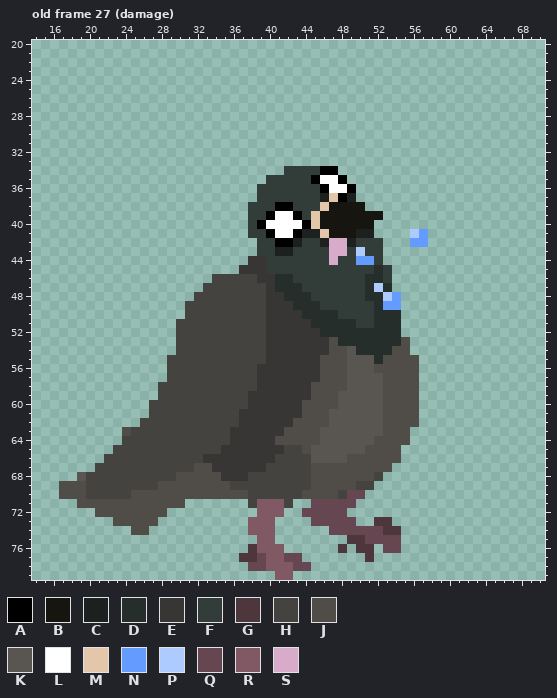
Pixel-art file: Assets/Sprites/Characters/Enemies/Pigeons/Standard/Pigeon.aseprite. Above is the file before it was changed.
80x80 pixels, 35 frames. Colours within 5 levels of each other are drawn and written as one. Shown: old frame 27 (damage): x 14..70, y 20..79. The commit also changed other frames, which this record leaves out.
Visible layers, top first: "efeito", "asa frente", "pe frente", "corpo", "pe atras", "asa atras".
Palette (. is transparent): A #000000  B #17150f  C #1c2120  D #262e2b  E #383634  F #323c39  G #4d363c  H #454340  J #504d49  K #595652  L #ffffff  M #e4c6aa  N #639bff  P #aecbff  Q #664751  R #805965  S #d8abca
Pixels before, old frame 27 (damage) (only the part around the change), first column x 35:
23 ..........................
24 ..........................
25 ..........................
26 ..........................
27 ..........................
28 ..........................
29 ..........................
30 ..........................
31 ..........................
32 ..........................
33 ..........................
34 .......FFFFAA.............
35 .....FFFFFALLA............
36 ....FFFFFFFALLA...........
37 ....FFFFFFFCMAC...........
38 ...FFFAAFFFMBBBB..........
39 ...FFALLAFMBBBBBBB........
40 ...FALLLLAMBBBBBB.........
41 ...FFALLACCMBBBCC....PN...
42 ....FFAACFFCSSCFFF...NN...
43 ....FFCCFFFFSSFPFF........
44 ...EEFFFFFFFSFFNNF........
45 ..EEEFFFFFFFFFFFFDF.......
46 HHHHEEDDFFFFFFFFDDF.......
47 HHHHHEDDDFFFFFFFDPD.......
48 HHHHHEEDDDFFFFFFDDPN......
49 HHHHHEEEDDDFFFFFFDNN......
50 HHHHHEEEEDDDDFFFFDDD......
51 HHHHHEEEEEDDDDDFFDDD......
52 HHHHHEEEEEEDDDDDDDDD......
53 HHHHHEEEEEEEJDDDDDDDJ.....
54 HHHHHEEEEEEEJJKDDDDJJ.....
55 HHHHHEEEEEEJJJKKKDJJJJ....
56 HHHHEEEEEEEJJJKKKJJJJJ....
57 HHHHEEEEEEEJJJKKKKJJJJ....
New version:
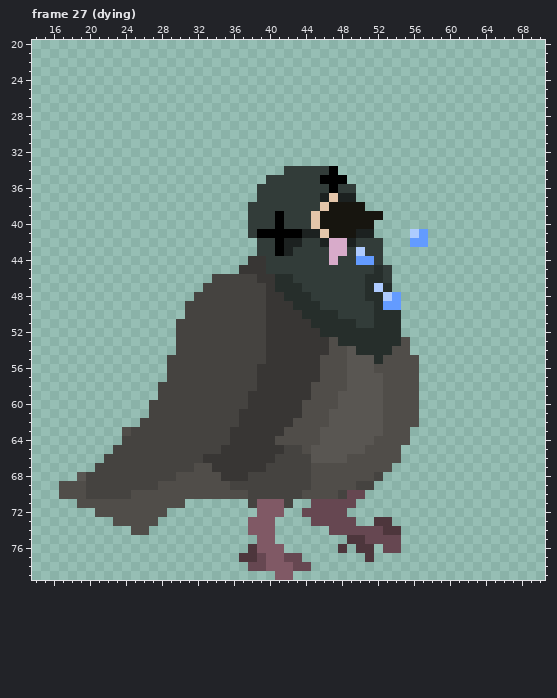
A new or re-ordered frame is compared with the old frame closest to it.
Diff:
frames 35 -> 54
Frame 27 (dying) is new; against old frame 27 (damage), layer "efeito":
The author changed colour C to colour A in row 43 at x 41.
The author changed colour F to colour A in row 41 at x 39.
The author changed colour L to colour A in row 35 at x 46 to 47; in row 36 at x 47; in rows 39 to 40 at x 41; in row 41 at x 41 to 42.
The author changed colour A to colour C in row 37 at x 48; in row 42 at x 42.
The author changed colour A to colour F in row 34 at x 46; in row 35 at x 45; in row 36 at x 46 and 49; in row 38 at x 41 to 42; in row 39 at x 40 and 43; in row 40 at x 39 and 44.
The author changed colour L to colour F in row 36 at x 48; in row 39 at x 42; in row 40 at x 40 and 42 to 43.
Where, in picture pixels (left, top, right, bottom), the same in both pictures:
changed: (257, 166, 356, 256)
